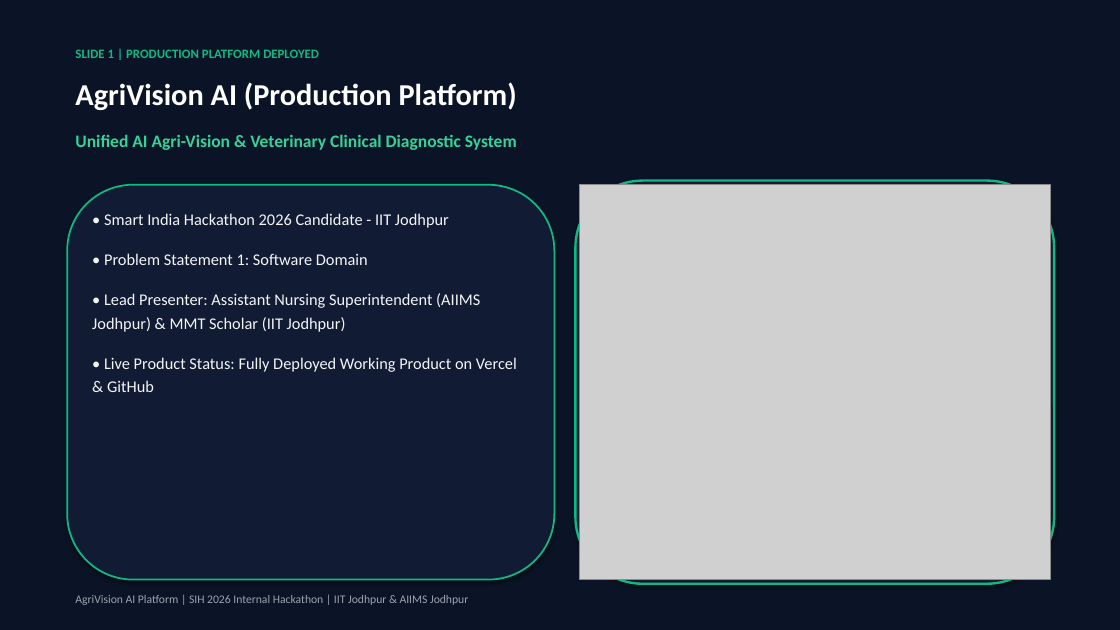
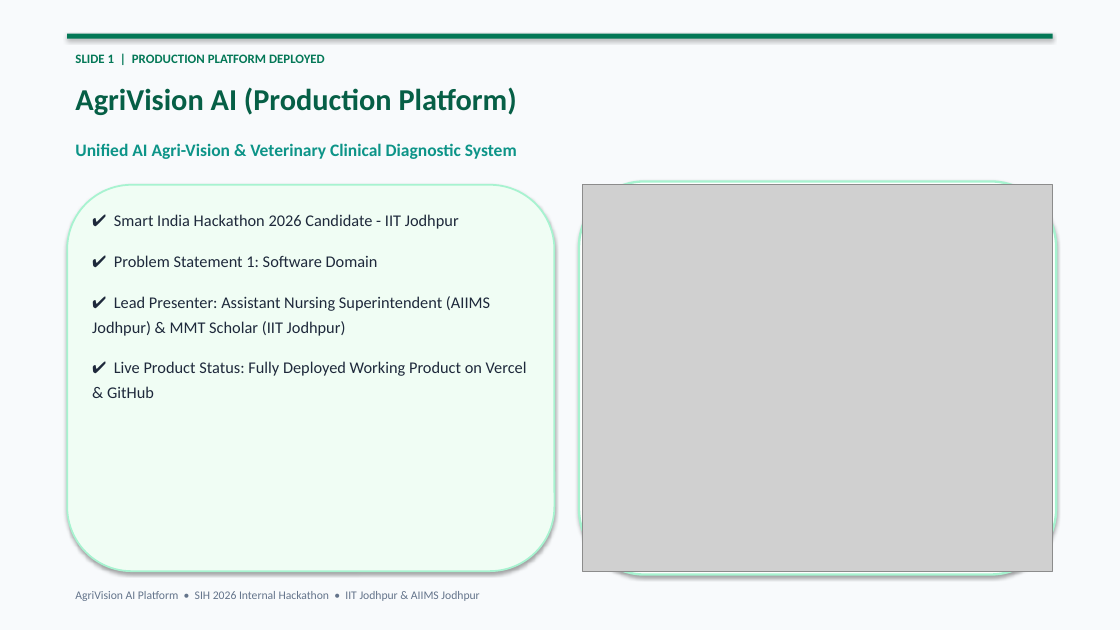
Before and after one commit to maheshiv15/SIH_INTERNAL2026, a slide deck: slide 1 of AgriVision_AI_SIH2026_Presentation.pptx. Drawn at 1120x630 pixels with LibreOffice and Linux fonts; fonts in the diff are those of the drawing; grey boxes stand for pictures. Boxes give left, top, right and bottom in pixels: in the first picture for what was removed or moved away, otherwise in the second. Text is boxed around its words. In the diff, an @@ line names an element or a change of style, - is before the commit and + after.

Commit message:
Update PowerPoint presentation deck to light, beautiful aesthetic design

```diff
--- a/AgriVision_AI_SIH2026_Presentation.pptx
+++ b/AgriVision_AI_SIH2026_Presentation.pptx
@@ rectangle at box(0, 0, 1120, 630): fill #0B1426 to #F8FAFC @@
@@ text "SLIDE 1 | PRODUCTION PLATFORM ..." at box(75, 54, 325, 63): text colour #10B981 to #047857 @@
@@ rectangle added at box(67, 34, 1053, 39), fill #047857 @@
@@ text "AgriVision AI (Production Platform)" at box(75, 87, 517, 115): text colour #FFFFFF to #065F46 @@
@@ text "Unified AI Agri-Vision & Veterinary ...": place and size @@
-text "Unified AI Agri-Vision & Veterinary ..." at box(75, 134, 517, 150)
+text "Unified AI Agri-Vision & Veterinary ..." at box(75, 143, 517, 159)
@@ text "Unified AI Agri-Vision & Veterinary ..." at box(75, 143, 517, 159): text colour #34D399 to #0D9488 @@
@@ rounded rectangle: place and size @@
-rounded rectangle at box(67, 185, 555, 580)
+rounded rectangle at box(67, 185, 555, 571)
@@ rounded rectangle at box(67, 185, 555, 571): fill #111C34 to #F0FDF4; outline #10B981 1.5 pt to #A7F3D0 1.5 pt @@
@@ rounded rectangle: place and size @@
-rounded rectangle at box(576, 181, 1054, 584)
+rounded rectangle at box(579, 181, 1056, 575)
@@ rounded rectangle at box(579, 181, 1056, 575): fill #111C34 to #FFFFFF; outline #10B981 2 pt to #A7F3D0 2 pt @@
@@ picture: place and size @@
-picture at box(580, 185, 1050, 580)
+picture at box(582, 185, 1053, 571)
@@ text at box(92, 214, 527, 398): text changed; text colour #F3F4F6 to #1E293B @@
-• Smart India Hackathon 2026 Candidate - IIT Jodhpur
-• Problem Statement 1: Software Domain
-• Lead Presenter: Assistant Nursing Superintendent (AIIMS Jodhpur) & MMT Scholar (IIT Jodhpur)
-• Live Product Status: Fully Deployed Working Product on Vercel & GitHub
+✔ Smart India Hackathon 2026 Candidate - IIT Jodhpur
+✔ Problem Statement 1: Software Domain
+✔ Lead Presenter: Assistant Nursing Superintendent (AIIMS Jodhpur) & MMT Scholar (IIT Jodhpur)
+✔ Live Product Status: Fully Deployed Working Product on Vercel & GitHub
@@ text at box(75, 591, 479, 601): text changed; text colour #9CA3AF to #64748B @@
-AgriVision AI Platform | SIH 2026 Internal Hackathon | IIT Jodhpur & AIIMS Jodhpur
+AgriVision AI Platform • SIH 2026 Internal Hackathon • IIT Jodhpur & AIIMS Jodhpur
```
Also in this commit, not shown: 9 other slides changed, 1 other file.
